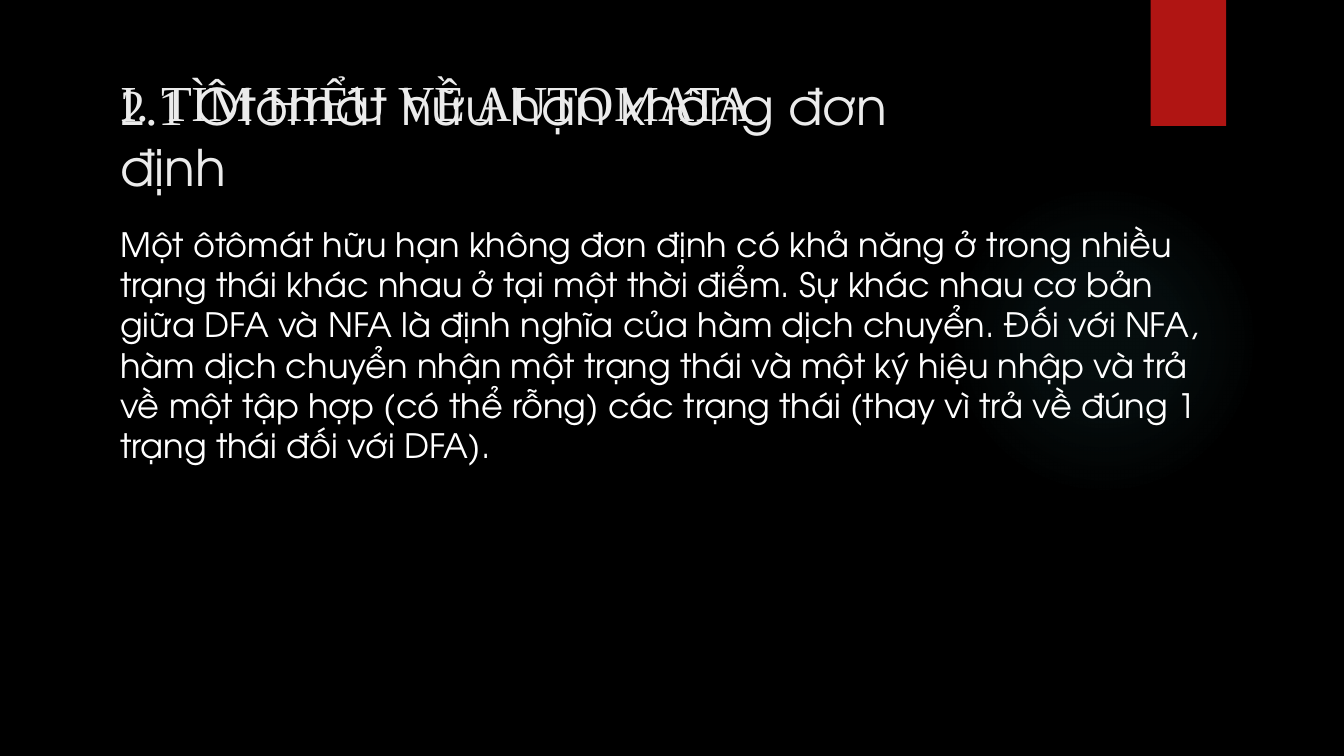
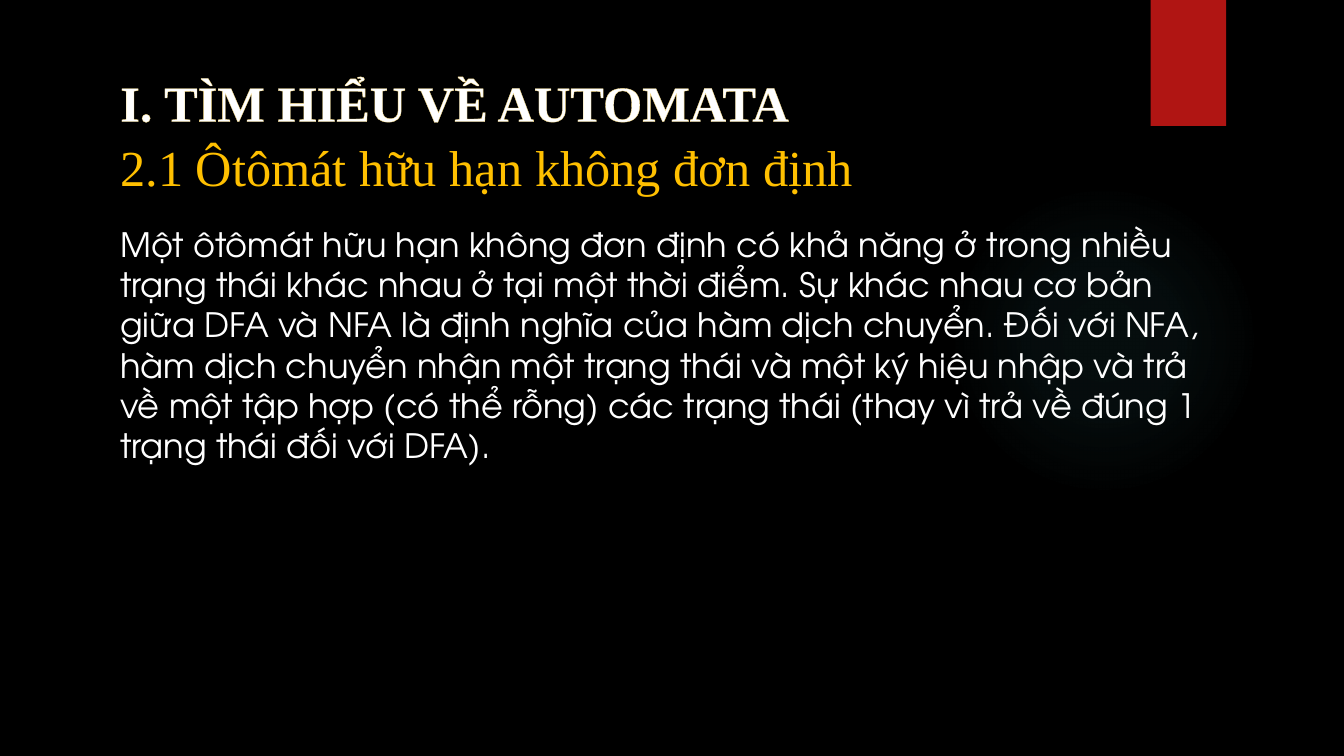
Before and after one commit to bahao113/TieuLuanNNHTvaTinhToan, a slide deck: slide 6 of bao cao.pptx. Drawn at 1344x756 pixels with LibreOffice and Linux fonts; fonts in the diff are those of the drawing; background and template pictures are left out. Boxes give left, top, right and bottom in pixels: in the first picture for what was removed or moved away, otherwise in the second. Text is boxed around its words. In the diff, an @@ line names an element or a change of style, - is before the commit and + after.

```diff
--- a/bao cao.pptx
+++ b/bao cao.pptx
@@ text "I. TÌM HIỂU VỀ AUTOMATA" at (x1=120, y1=82, x2=789, y2=123): text colour #EBEBEB to #FFFFFF, letter outline none to #F0D47F 0.52 pt, bold on @@
@@ text "2.1 Ôtômát hữu hạn không ..." at (x1=120, y1=146, x2=853, y2=196): font TeX Gyre Adventor to Times New Roman in "Ôtômát hữu hạn không đơn định"; text colour #EBEBEB to #FFC000 @@
```
Also in this commit, not shown: 8 other slides changed, 11 slides added, 1 slide removed.
